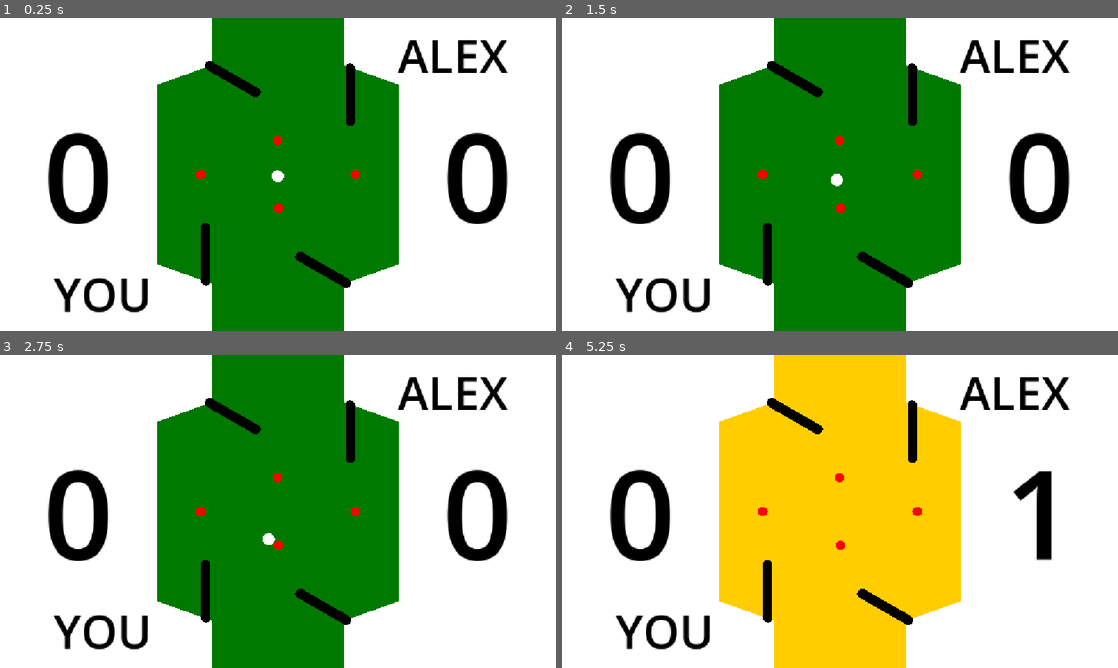
Above: before the commit, frames 1-4 (two rows, left to right).
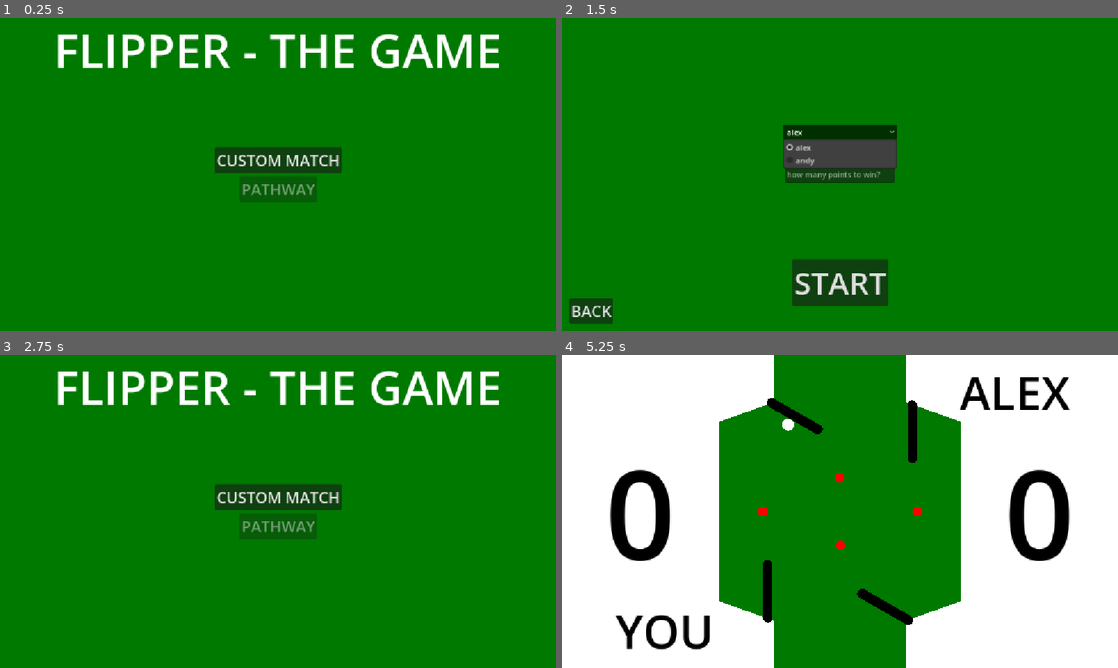
Above: after the commit, the same moments.

Repository: Rocket9876/flipper_one_game
Game: Godot game, scene res://scenes/start___page.tscn
The game is run twice, just before and just after one commit, with the same random seed, the same clock (stepped at 60 frames per second) and the same inputs. Before the commit the project starts from res://scenes/world.tscn.
Inputs (mouse positions are in pixels of both pictures, inside the frame that each line leads up to):
- Up to frame 1 (0.25 s): no input
- Up to frame 2 (1.5 s): click (840, 158) at 0.5 s, where only the run after the commit has a clickable "CUSTOM MATCH"; click (840, 130) at 1.25 s, where only the run after the commit has a clickable "alex"
- Up to frame 3 (2.75 s): click (27, 649) at 2 s, where only the run after the commit has a clickable "BACK"
- Up to frame 4 (5.25 s): click (840, 495) at 2.75 s, where only the run after the commit has a clickable "CUSTOM MATCH"; click (840, 621) at 3.5 s, where only the run after the commit has a clickable "START"; move the mouse to (962, 495) at 4.27 s; press the mouse at (962, 495) at 4.28 s; tap Mouse wheel down (wheel down, bound only after the commit) at 4.55, 5.1 s; move the mouse to (728, 527) at 5.02 s; release the mouse at (728, 527) at 5.03 s

The runs differ from the first frame. In frame 1, 67% of the frame differs, in the area x 0-100%, y 0-100%; in frame 2, 71%; in frame 3, 67%; in frame 4, 37%.
Error in both runs: Invalid access to property or key 'state' on a base object of type 'Node2D (flipper_right.gd)'. (res://scripts/bots/alex_bot.gd:43)

Commit message:
New startup page + small improvements
A new startup page, a winning page and also a pathway which is currently WIP

Diff:
--- a/project.godot
+++ b/project.godot
@@ -11,7 +11,7 @@
 [application]
 
 config/name="the_flipper_game"
-run/main_scene="uid://b7rdswkf3jmsj"
+run/main_scene="uid://bmsljjumdt4wq"
 config/features=PackedStringArray("4.7", "GL Compatibility")
 config/icon="res://icon.svg"
 
@@ -49,6 +49,16 @@
 "events": [Object(InputEventKey,"resource_local_to_scene":false,"resource_name":"","device":-1,"window_id":0,"alt_press …(195 unchanged characters)…
 ]
 }
+"wheel up"={
+"deadzone": 0.2,
+"events": [Object(InputEventMouseButton,"resource_local_to_scene":false,"resource_name":"","device":-1,"window_id":0,"alt_pressed":false,"shift_pressed":false,"ctrl_pressed":false,"meta_pressed":false,"button_mask":8,"position":Vector2(119, 15),"global_position":Vector2(128, 63),"factor":1.0,"button_index":4,"canceled":false,"pressed":true,"double_click":false,"script":null)
+]
+}
+"wheel down"={
+"deadzone": 0.2,
+"events": [Object(InputEventMouseButton,"resource_local_to_scene":false,"resource_name":"","device":-1,"window_id":0,"alt_pressed":false,"shift_pressed":false,"ctrl_pressed":false,"meta_pressed":false,"button_mask":16,"position":Vector2(71, 25),"global_position":Vector2(80, 73),"factor":1.0,"button_index":5,"canceled":false,"pressed":true,"double_click":false,"script":null)
+]
+}
 
 [physics]
 
--- /dev/null
+++ b/scenes/back_button.tscn
@@ -0,0 +1,14 @@
+[gd_scene format=3 uid="uid://wbym0vdkl7on"]
+
+[ext_resource type="Script" uid="uid://di5au2f05uecl" path="res://scripts/back_button.gd" id="1_mki26"]
+
+[node name="Button" type="Button" unique_id=269549481]
+offset_left = -45.5
+offset_top = -26.5
+offset_right = 45.5
+offset_bottom = 26.5
+theme_override_font_sizes/font_size = 32
+text = "BACK"
+script = ExtResource("1_mki26")
+
+[connection signal="pressed" from="." to="." method="_on_pressed"]
--- /dev/null
+++ b/scenes/pathway.tscn
@@ -0,0 +1,55 @@
+[gd_scene format=3 uid="uid://8ro5qf54itud"]
+
+[ext_resource type="Script" uid="uid://bhd0bqoa8apmy" path="res://scripts/pathway.gd" id="1_f7yso"]
+[ext_resource type="PackedScene" uid="uid://b0iwww8m32oje" path="res://scenes/pathway___segment.tscn" id="2_p6ejx"]
+
+[node name="Pathway" type="Control" unique_id=1407232057]
+layout_mode = 3
+anchors_preset = 15
+anchor_right = 1.0
+anchor_bottom = 1.0
+grow_horizontal = 2
+grow_vertical = 2
+script = ExtResource("1_f7yso")
+max_position = {
+"bottem": 0,
+"top": -50000
+}
+scroll_speed = 10.0
+
+[node name="pathway_elements" type="Control" parent="." unique_id=1892390666]
+layout_mode = 1
+anchors_preset = 15
+anchor_right = 1.0
+anchor_bottom = 1.0
+grow_horizontal = 2
+grow_vertical = 2
+
+[node name="ColorRect" type="ColorRect" parent="pathway_elements" unique_id=773669689]
+layout_mode = 1
+anchors_preset = 8
+anchor_left = 0.5
+anchor_top = 0.5
+anchor_right = 0.5
+anchor_bottom = 0.5
+offset_left = -12.5
+offset_top = -365.0
+offset_right = 12.5
+offset_bottom = 4158.0
+grow_horizontal = 2
+grow_vertical = 2
+color = Color(0, 0, 0, 1)
+
+[node name="Pathway - segment" parent="pathway_elements" unique_id=940446985 instance=ExtResource("2_p6ejx")]
+layout_mode = 1
+anchors_preset = 8
+anchor_left = 0.5
+anchor_top = 0.5
+anchor_right = 0.5
+anchor_bottom = 0.5
+grow_horizontal = 2
+grow_vertical = 2
+stage = 2
+stage_name = "STAGE 0"
+Enemie = "ALEX"
+min_points = 5
--- /dev/null
+++ b/scenes/pathway___segment.tscn
@@ -0,0 +1,69 @@
+[gd_scene format=3 uid="uid://b0iwww8m32oje"]
+
+[ext_resource type="Script" uid="uid://d22ie7ibmycds" path="res://scripts/pathway___segment.gd" id="1_ila45"]
+
+[sub_resource type="StyleBoxFlat" id="StyleBoxFlat_6rmpw"]
+bg_color = Color(0.101960786, 0.101960786, 0.101960786, 0.6)
+
+[node name="Pathway - segment" type="Control" unique_id=940446985]
+layout_mode = 3
+anchors_preset = 0
+script = ExtResource("1_ila45")
+
+[node name="STAGE DESCRIPTION" type="RichTextLabel" parent="." unique_id=1007534083]
+layout_mode = 1
+anchors_preset = 8
+anchor_left = 0.5
+anchor_top = 0.5
+anchor_right = 0.5
+anchor_bottom = 0.5
+offset_left = 44.5
+offset_top = -118.0
+offset_right = 509.5
+offset_bottom = 118.0
+grow_horizontal = 2
+grow_vertical = 2
+theme_override_colors/default_color = Color(1, 1, 1, 1)
+theme_override_font_sizes/normal_font_size = 24
+theme_override_styles/normal = SubResource("StyleBoxFlat_6rmpw")
+text = "STAGE X
+
+ENEMIE: ALEX
+
+FIRST TO 10 POINTS WINS
+
+COMPLETED: "
+scroll_active = false
+horizontal_alignment = 1
+
+[node name="start" type="Button" parent="." unique_id=106800983]
+layout_mode = 1
+anchors_preset = 8
+anchor_left = 0.5
+anchor_top = 0.5
+anchor_right = 0.5
+anchor_bottom = 0.5
+offset_left = 225.0
+offset_top = 138.0
+offset_right = 328.0
+offset_bottom = 191.0
+grow_horizontal = 2
+grow_vertical = 2
+theme_override_font_sizes/font_size = 32
+text = "START"
+
+[node name="ColorRect" type="ColorRect" parent="." unique_id=7276493]
+layout_mode = 1
+anchors_preset = 8
+anchor_left = 0.5
+anchor_top = 0.5
+anchor_right = 0.5
+anchor_bottom = 0.5
+offset_left = -20.0
+offset_top = -20.0
+offset_right = 20.0
+offset_bottom = 20.0
+grow_horizontal = 2
+grow_vertical = 2
+
+[connection signal="pressed" from="start" to="." method="_on_start_pressed"]
--- a/scenes/setuping_match.tscn
+++ b/scenes/setuping_match.tscn
@@ -1,6 +1,7 @@
 [gd_scene format=3 uid="uid://b8m785ly2ripp"]
 
 [ext_resource type="Script" uid="uid://di5vdlilyd1dj" path="res://scripts/setuping_match.gd" id="1_wbiti"]
+[ext_resource type="PackedScene" uid="uid://wbym0vdkl7on" path="res://scenes/back_button.tscn" id="2_g3qw8"]
 
 [node name="setuping custom match" type="Control" unique_id=1071944829]
 layout_mode = 3
@@ -63,5 +64,17 @@
 grow_vertical = 2
 placeholder_text = "how many points to win?"
 
+[node name="back Button" parent="." unique_id=269549481 instance=ExtResource("2_g3qw8")]
+layout_mode = 1
+anchors_preset = 2
+anchor_top = 1.0
+anchor_bottom = 1.0
+offset_left = 15.0
+offset_top = -68.0
+offset_right = 106.0
+offset_bottom = -15.0
+grow_vertical = 0
+path = "res://scenes/start___page.tscn"
+
 [connection signal="pressed" from="start" to="." method="_on_start_pressed"]
 [connection signal="text_changed" from="TextEdit" to="." method="_on_text_edit_text_changed"]
--- a/scenes/start___page.tscn
+++ b/scenes/start___page.tscn
@@ -45,7 +45,9 @@
 offset_bottom = 56.5
 grow_horizontal = 2
 grow_vertical = 2
+tooltip_text = "Coming soon"
 theme_override_font_sizes/font_size = 32
+disabled = true
 text = "PATHWAY"
 
 [node name="custom match" type="Button" parent="Buttons" unique_id=1938539171]
--- /dev/null
+++ b/scenes/win_screen.tscn
@@ -0,0 +1,53 @@
+[gd_scene format=3 uid="uid://chd6r2ym2wnx8"]
+
+[ext_resource type="Script" uid="uid://bn7kuu6jqeqi" path="res://scripts/win_screen.gd" id="1_wv5lq"]
+
+[node name="win screen" type="Control" unique_id=699910586]
+layout_mode = 3
+anchors_preset = 15
+anchor_right = 1.0
+anchor_bottom = 1.0
+grow_horizontal = 2
+grow_vertical = 2
+script = ExtResource("1_wv5lq")
+
+[node name="ColorRect" type="ColorRect" parent="." unique_id=647353772]
+layout_mode = 1
+anchors_preset = 15
+anchor_right = 1.0
+anchor_bottom = 1.0
+grow_horizontal = 2
+grow_vertical = 2
+
+[node name="winner" type="RichTextLabel" parent="." unique_id=1793933099]
+layout_mode = 1
+anchors_preset = 5
+anchor_left = 0.5
+anchor_right = 0.5
+offset_left = -576.0
+offset_right = 576.0
+offset_bottom = 133.0
+grow_horizontal = 2
+theme_override_colors/default_color = Color(0, 0, 0, 1)
+theme_override_font_sizes/normal_font_size = 64
+text = "aa"
+scroll_active = false
+horizontal_alignment = 1
+
+[node name="back main" type="Button" parent="." unique_id=1042947808]
+layout_mode = 1
+anchors_preset = 7
+anchor_left = 0.5
+anchor_top = 1.0
+anchor_right = 0.5
+anchor_bottom = 1.0
+offset_left = -170.5
+offset_top = -106.0
+offset_right = 170.5
+offset_bottom = -53.0
+grow_horizontal = 2
+grow_vertical = 0
+theme_override_font_sizes/font_size = 32
+text = "BACK TO MAIN MENU"
+
+[connection signal="pressed" from="back main" to="." method="_on_back_main_pressed"]
--- a/scenes/world.tscn
+++ b/scenes/world.tscn
@@ -102,8 +102,9 @@
 
 [node name="world" type="Node2D" unique_id=1513532067]
 script = ExtResource("1_4wyf3")
+start_force = 100.0
 ball_normal_time = 5.0
-ball_danger_time = 5.0
+ball_danger_time = 10.0
 ball_spawn_range = 2.0
 
 [node name="Camera2D" type="Camera2D" parent="." unique_id=673456223]
--- /dev/null
+++ b/scripts/back_button.gd
@@ -0,0 +1,8 @@
+extends Button
+
+@export_file_path() var path
+
+
+
+func _on_pressed() -> void:
+	get_tree().change_scene_to_file(path)
--- a/scripts/ball.gd
+++ b/scripts/ball.gd
@@ -13,5 +13,5 @@
 func gravity():
 	if position.y < 0:
 		gravity_scale = -gravityScale
-	elif position.y > 0:
+	else:
 		gravity_scale = gravityScale
--- a/scripts/bots/alex_bot.gd
+++ b/scripts/bots/alex_bot.gd
@@ -1,6 +1,6 @@
 extends Node
 
-var y_distance = -130
+var y_distance = -120
 
 @onready var flipper = global.flipper_top_right
 
--- a/scripts/global.gd
+++ b/scripts/global.gd
@@ -26,17 +26,19 @@
 
 var current_bot
 
-@onready var flipper_top_left = get_node("/root/world/kicker/flipper_top_left")
-@onready var flipper_top_right = get_node("/root/world/kicker/flipper_top_right")
+var current_bot_name
 
-var match_settings = {"points_win":5}
+@onready var flipper_top_left
+@onready var flipper_top_right
+
+var match_settings = {"points_win":5,"pathway_match":false}
 
 func _ready() -> void:
 	for i in DirAccess.get_files_at(bot_path):
+		i = i.trim_suffix(".remap")
 		if not i.ends_with(".uid"):
-			bots.merge({i.get_slice("_",0):{"path":i}})
-	print(bots)
-	current_bot = alex
+
+			bots.merge({i.get_slice("_",0):{"path":bot_path + i}})
 
 func _physics_process(delta: float) -> void:
 	if in_match:
@@ -45,3 +47,9 @@
 		current_bot._physics_process(delta)
 		world.top_score.text = str(score["top"])
 		world.bottem_score.text = str(score["bottem"])
+
+func match_start():
+	flipper_top_left = get_node("/root/world/kicker/flipper_top_left")
+	flipper_top_right = get_node("/root/world/kicker/flipper_top_right")
+	world = get_node("/root/world")
+	ball = get_node("/root/world/ball")
--- /dev/null
+++ b/scripts/pathway.gd
@@ -0,0 +1,14 @@
+extends Control
+
+@export var max_position = {"top":0,"bottem":0}
+
+
+@export var scroll_speed:float
+
+func _input(event: InputEvent) -> void:
+	if event.is_action("wheel down"):
+		if $pathway_elements.position.y - scroll_speed > max_position["top"]:
+			$pathway_elements.position.y -= scroll_speed
+	elif event.is_action("wheel up"):
+		if not $pathway_elements.position.y + scroll_speed > max_position["bottem"]:
+			$pathway_elements.position.y += scroll_speed
--- /dev/null
+++ b/scripts/pathway___segment.gd
@@ -0,0 +1,24 @@
+extends Control
+
+var completed = false
+
+@export var stage:int
+
+@export var stage_name:String
+
+@export var Enemie:String
+
+@export var min_points:int
+
+func _ready() -> void:
+	$"STAGE DESCRIPTION".text = stage_name + "\n\nEnemie: " + Enemie + "\n\nThe first player to reach " + str(min_points) + " points wins!" + "\n\nCompleted: " + str(completed)
+
+
+
+
+func _on_start_pressed() -> void:
+	global.match_settings["points_win"] = min_points
+	global.match_settings["pathway_match"] = true
+	global.current_bot_name = Enemie
+	global.current_bot = load(global.bots[Enemie]["path"]).new()
+	get_tree().change_scene_to_file("res://scenes/world.tscn")
--- a/scripts/setuping_match.gd
+++ b/scripts/setuping_match.gd
@@ -6,7 +6,6 @@
 	$"select Bot".item_count = global.bots.size()
 	var count = 0
 	for i in global.bots:
-		print(i)
 		$"select Bot".set_item_text(count,i)
 		count += 1
 
@@ -17,7 +16,9 @@
 
 
 func _on_start_pressed() -> void:
-	global.in_match = true
-	global.current_bot = load(global.bots[$"select Bot".get_item_text($"select Bot".get_selected_id())]["path"])
+	global.current_bot = load(global.bots[$"select Bot".get_item_text($"select Bot".selected)]["path"]).new()
+	global.current_bot_name = $"select Bot".get_item_text($"select Bot".selected)
 	global.match_settings["points_win"] = int($TextEdit.text)
+	global.match_settings["pathway_match"] = false
 	get_tree().change_scene_to_file("res://scenes/world.tscn")
+	#global.match_start()
--- /dev/null
+++ b/scripts/win_screen.gd
@@ -0,0 +1,13 @@
+extends Control
+
+func _ready() -> void:
+	if global.score["bottem"] > global.score["top"]:
+		$winner.text = "YOU WON!"
+	else:
+		$winner.text = global.current_bot_name + " WON!"
+	global.score["bottem"] = 0
+	global.score["top"] = 0
+
+
+func _on_back_main_pressed() -> void:
+	get_tree().change_scene_to_file("res://scenes/start___page.tscn")
--- a/scripts/world.gd
+++ b/scripts/world.gd
@@ -7,6 +7,8 @@
 var focused_quadrant
 
 var keyboard_control = false
+
+@export var start_force:float
 
 @export var ball_normal_time:float
 @export var ball_danger_time:float
@@ -44,6 +46,7 @@
 		global.ball.get_node("rotation_lock/RichTextLabel").text = str($Ball_Timer.time_left)
 
 func _ready():
+	global.match_start()
 	global.in_match = true
 	small_restart()
 	$name_top.text = global.bot["name"]
@@ -93,6 +96,9 @@
 	global.ball.position = Vector2(0,0)
 	global.ball.move_and_collide(Vector2.ZERO)
 	global.score[player] += points
+	if global.score[player] >= global.match_settings["points_win"]:
+		global.in_match = false
+		get_tree().change_scene_to_file("res://scenes/win_screen.tscn")
 	if player == "top":
 		$AnimationPlayer.play("flash " + "bottem")
 	else:
@@ -103,13 +109,16 @@
 	$"win cooldown".start()
 
 func small_restart():
-	global.ball.get_node("rotation_lock/RichTextLabel").visible = true
+	global.ball.get_node("rotation_lock/RichTextLabel").visible = false
 	$Ball_Timer.start()
 	$flash.visible = false
 	global.ball.position = Vector2(randf_range(-ball_spawn_range,ball_spawn_range),randf_range(-ball_spawn_range,ball_spawn_range))
 	global.ball.visible = true
+	ball_danger = false
 	global.ball.sleeping = false
 	global.ball.move_and_collide(Vector2.ZERO)
+	var direction = randi_range(0,360)
+	global.ball.apply_central_impulse(Vector2(sin(direction),cos(direction)) * start_force)
 
 func _on_win_cooldown_timeout() -> void:
 	small_restart()
Not shown, added: export_presets.cfg
Not shown, added: scripts/back_button.gd.uid
Not shown, added: scripts/pathway.gd.uid
Not shown, added: scripts/pathway___segment.gd.uid
Not shown, added: scripts/win_screen.gd.uid
